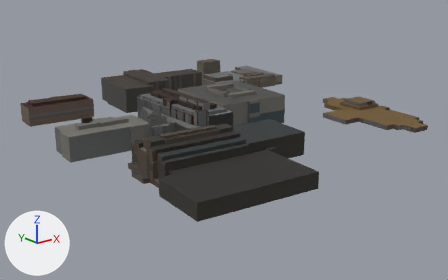
An edit to the glTF model v2/tiles/t_1_0.far.glb, drawn before and after from the same camera.
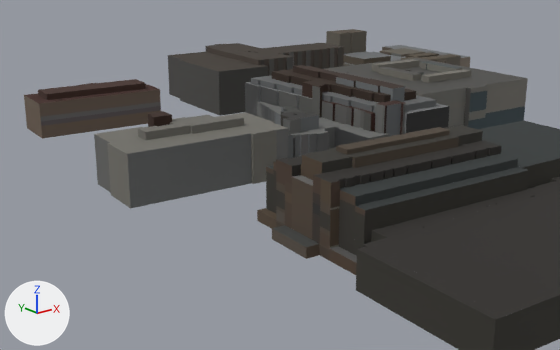
Each version is shown whole from a 50 mm lens placed at (44.0, -518.0, 142.0), pointed at (352.0, -132.0, -12.0), then close up from a 50 mm lens placed at (104.0, -351.0, 85.0), pointed at (307.0, -97.0, -17.0). The lights are fixed; the arrows at lower left show +X, +Y and +Z. The last two pictures show the newer version. Where no turn or scale is listed for an object, it has been applied to the vertices. Vertices at exactly the same position are counted once.

Before the edit, the objects in view are built like this:
```python
me_opaque = bpy.data.meshes.new('opaque')
me_opaque.from_pydata(...)  # 2683 vertices, 3369 faces; spans x -148.0..148.0, y -149.0..149.0, z -15.0..15.0
me_opaque.materials.append(mat_palettematerial001)
ob_opaque = bpy.data.objects.new('opaque', me_opaque)
ob_opaque.location = (360.5, -127.6, 14.8)
```
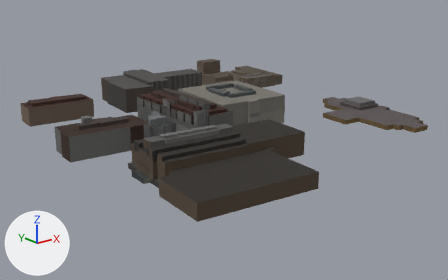
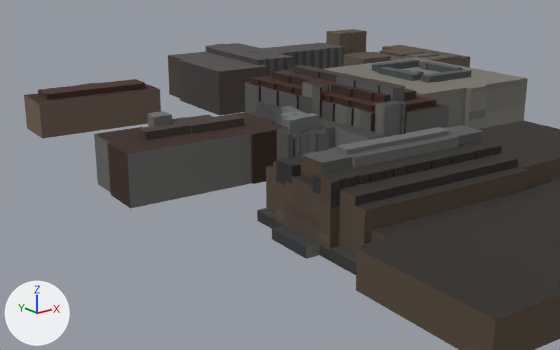
Where the change shows, as pixel boxes (x1, y1, x2, y2) in the close-ups (560 x 350 px; the box of a moved part takes in the faces that stretch with it):
part 1 of me_opaque, moved or reshaped
    both: (24, 89, 355, 254)
part 2 of me_opaque, surface changed
    both: (267, 120, 559, 244)

What changed in the scene script:
```text
Change me_opaque:
    used by ob_opaque; location = (360.5, -127.6, 14.8)
    remove me_opaque.from_pydata(...)  # 2683 vertices, 3369 faces; spans x -148.0..148.0, y -149.0..149.0, z -15.0..15.0
    add me_opaque.from_pydata(...)  # 2654 vertices, 3338 faces; spans x -148.0..148.0, y -149.0..149.0, z -15.0..15.0
    me_opaque part 1
    61 vertices are removed from x -135.0..-77.0, y -81.0..114.0, z -14.0..9.0
    158 faces are deleted
    4 vertices move from x -124.0..-78.0, y -60.0..92.0, z -8.0..-2.0 to x -135.0..-78.0, y -60.0..92.0, z -11.0..0.0
    32 vertices are added at x -135.0..-77.0, y -88.0..114.0, z -13.0..8.0
    127 new faces join them
    me_opaque part 2: 80 kept faces spanning x -133.0..-7.0, y -99.0..114.0, z -15.0..5.0 get new texture (UV) coordinates
```
